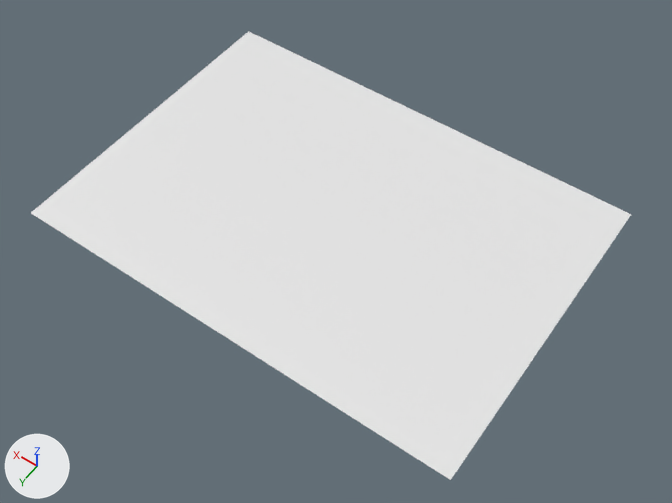
Before and after pictures for a commit that changed the Blender file Modelos/BUA_Edificio.blend.
Camera for both pictures: a 50 mm lens placed at (-155.0, 213.0, 311.0), pointed at (-9.0, 8.0, -12.0). Lighting does not change. The marker at lower left points along +X, +Y and +Z. The same objects are shown in both versions, whatever each file hides. Materials are left out; every surface is plain grey.
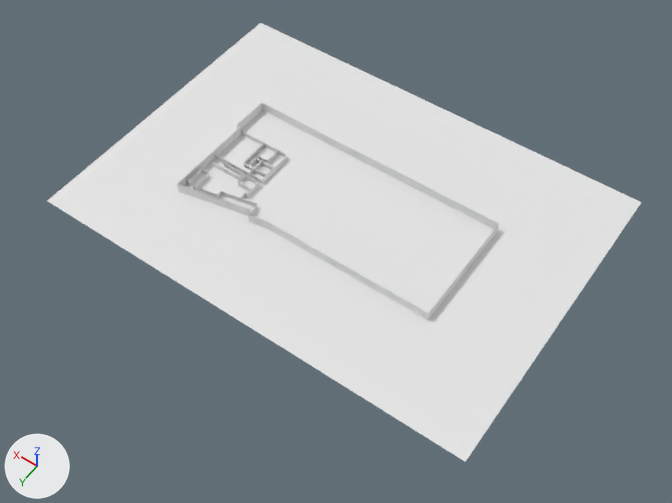
What changed in the scene script:
```text
Change me_cube_000:
    where me_cube_000.from_pydata(...)  # 4 vertices, 1 face; spans x -107.0..107.0, y -76.0..76.0, z 0.0
    used by ob_cube_001; location = (0.0, 0.0, 0.0)
    me_cube_000 part 1: the whole mesh is moved by (-1.0, -9.0, 0.0)
Add me_cube_002_1:
    me_cube_002_1.from_pydata(...)  # 22 vertices, 11 faces; spans x -1.0..1.01, y -1.01..0.86, z -0.35..0.33
Add me_reference_006:
    me_reference_006.from_pydata(...)  # 42 vertices, 0 faces, 59 loose edges; spans x -0.25..0.8, y -0.25..0.8, z -0.05..0.8
Add me_wall_010:
    me_wall_010.from_pydata(...)  # 112 vertices, 95 faces; spans x -9.4..26.4, y -32.8..7.6, z -0.1..2.8
    me_wall_010.polygons.foreach_set('use_smooth', [True] * 95)
Add me_wall_014:
    me_wall_014.from_pydata([(0.0, 0.0, 0.0), (0.0, 0.0, 2.7), (13.23, 0.0, 0.0), (13.23, 0.0, 2.7), (13.23, -14.87, 0.0), (13.23, -14.87, 2.7)], [], [(0, 2, 3, 1), (2, 4, 5, 3)])
    me_wall_014.polygons.foreach_set('use_smooth', [True] * 2)
Add me_wall_017:
    me_wall_017.from_pydata([(0.0, 0.0, 0.0), (0.0, 0.0, 2.7), (10.19, 0.03, 0.0), (10.19, 0.03, 2.7)], [], [(0, 2, 3, 1)])
    me_wall_017.polygons.foreach_set('use_smooth', [True] * 1)
Add me_wall_016:
    me_wall_016.from_pydata(...)  # 16 vertices, 14 faces; spans x -5.14..0.2, y -14.97..0.0, z 0.0..2.7
    me_wall_016.polygons.foreach_set('use_smooth', [True] * 14)
Add me_wall_018:
    me_wall_018.from_pydata([(0.0, 0.0, 0.0), (0.0, 0.0, 2.7), (0.03, -10.95, 0.0), (0.03, -10.95, 2.7)], [], [(0, 2, 3, 1)])
    me_wall_018.polygons.foreach_set('use_smooth', [True] * 1)
Add ob_pb:
    ob_pb = bpy.data.objects.new('PB', me_cube_002_1)
    ob_pb.location = (0.0, 0.0, 0.0)
    ob_pb.scale = (64.3, 33.6, 15.0)
Add ob_wall:
    ob_wall = bpy.data.objects.new('Wall', me_wall_010)
    ob_wall.parent = ob_reference_003
    ob_wall.location = (9.4, 32.85, 0.0904)
Add ob_reference_003:
    ob_reference_003 = bpy.data.objects.new('Reference.003', me_reference_006)
    ob_reference_003.location = (26.9, -15.32, 0.0)
Add ob_wall_001:
    ob_wall_001 = bpy.data.objects.new('Wall.001', me_wall_014)
    ob_wall_001.parent = ob_reference_003
    ob_wall_001.location = (8.422, 15.12, 0.0)
    _m = ob_wall_001.modifiers.new('Wall', 'SOLIDIFY')
    _m.thickness = 0.2
    _m.material_offset = 1
    _m.material_offset_rim = 2
    _m.use_even_offset = True
    _m.use_quality_normals = True
    _m.nonmanifold_thickness_mode = 'FIXED'
    _m.nonmanifold_merge_threshold = 0.0003
Add ob_wall_003:
    ob_wall_003 = bpy.data.objects.new('Wall.003', me_wall_017)
    ob_wall_003.parent = ob_reference_003
    ob_wall_003.location = (8.499, 9.662, 0.0)
    _m = ob_wall_003.modifiers.new('Wall', 'SOLIDIFY')
    _m.thickness = 0.2
    _m.material_offset = 1
    _m.material_offset_rim = 2
    _m.use_even_offset = True
    _m.use_quality_normals = True
    _m.nonmanifold_thickness_mode = 'FIXED'
    _m.nonmanifold_merge_threshold = 0.0003
Add ob_wall_002:
    ob_wall_002 = bpy.data.objects.new('Wall.002', me_wall_016)
    ob_wall_002.location = (45.6, -0.2, 0.0)
Add ob_wall_004:
    ob_wall_004 = bpy.data.objects.new('Wall.004', me_wall_018)
    ob_wall_004.location = (42.5, 3.6, 0.0)
    _m = ob_wall_004.modifiers.new('Wall', 'SOLIDIFY')
    _m.thickness = 0.2
    _m.material_offset = 1
    _m.material_offset_rim = 2
    _m.use_even_offset = True
    _m.use_quality_normals = True
    _m.nonmanifold_thickness_mode = 'FIXED'
    _m.nonmanifold_merge_threshold = 0.0003
```

What differs and where, as boxes [x1, y1, x2, y2] in the pictures (672 x 503 px):
'Cube.001', mesh moved
    before: [31, 31, 631, 480]
    after: [47, 23, 641, 462]
'PB', added
    after: [177, 103, 499, 320]
'Wall', added
    after: [186, 130, 288, 216]
'Wall.001', added
    after: [243, 143, 267, 177]
'Wall.002', added
    after: [249, 150, 278, 166]
'Wall.003', added
    after: [256, 158, 274, 170]
'Wall.004', added
    after: [249, 159, 264, 174]
